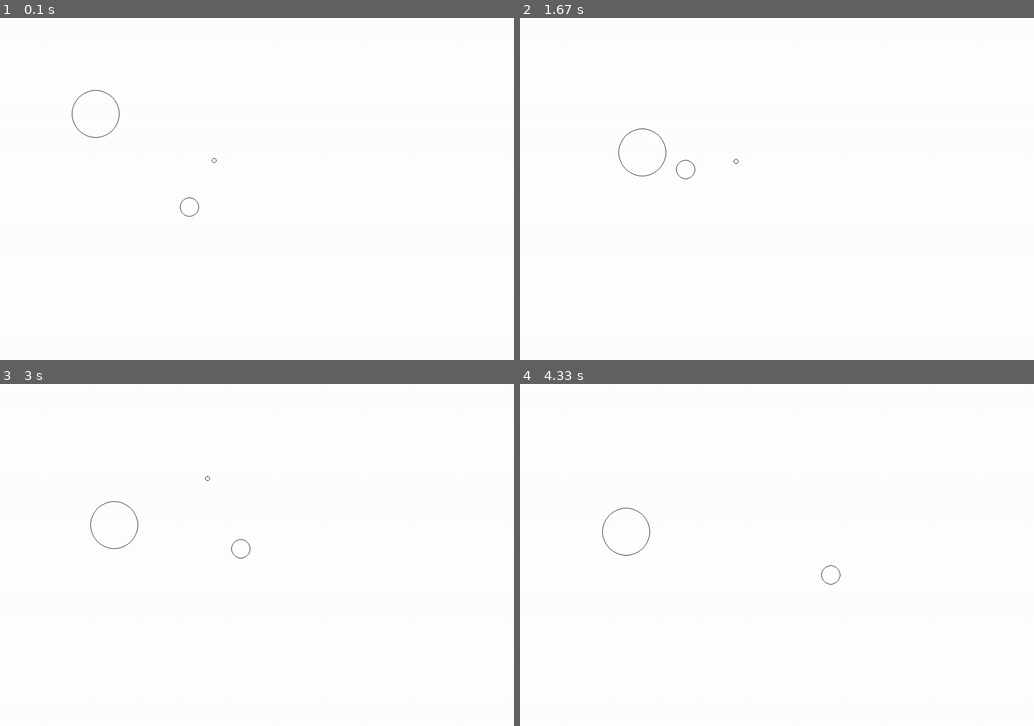
Above: before the commit, frames 1-4 (two rows, left to right).
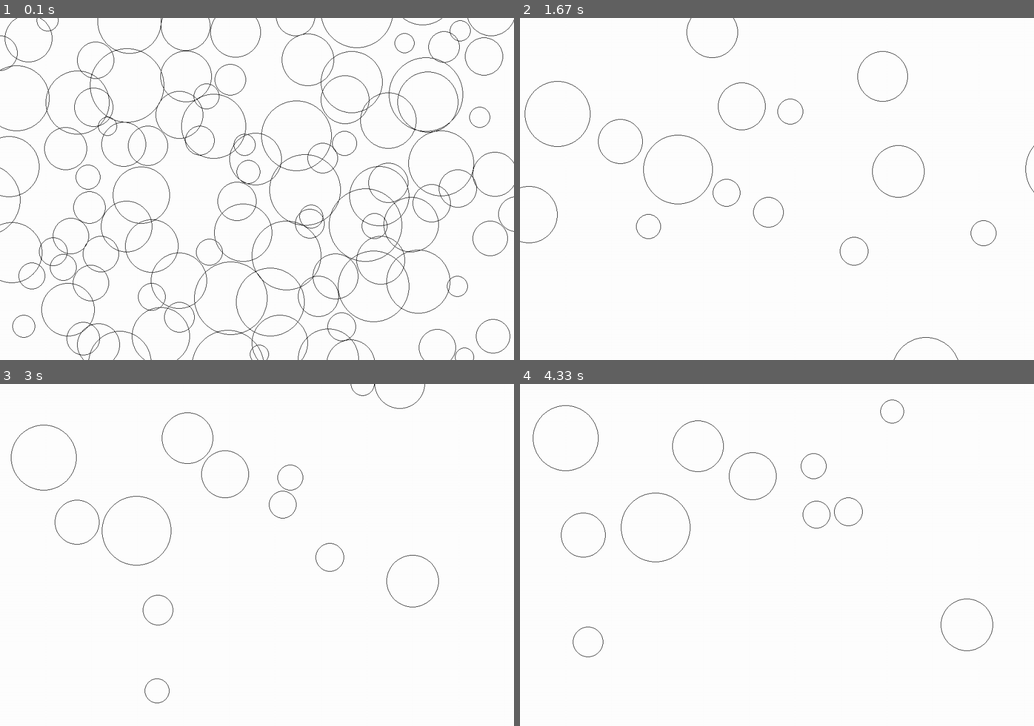
Above: after the commit, the same moments.

Repository: hoischreck/Physics-Engine-2D-CodeNightHPI
Game: pygame game, started from main.py
Same seed, same stepped clock (60 frames per second), same inputs: the game is played once before the commit and once after it.
Inputs:
- Up to frame 1 (0.1 s): no input
- Up to frame 2 (1.67 s): no input
- Up to frame 3 (3 s): no input
- Up to frame 4 (4.33 s): no input

The runs differ from the first frame. In frame 1, 6.6% of the frame differs, in the area x 0-100%, y 0-100%; in frame 2, 1.1%; in frame 3, 1.0%; in frame 4, 0.9%.

Commit message:
randomly add circles and fix infinity errors

Diff:
--- a/main.py
+++ b/main.py
@@ -1,4 +1,5 @@
 from __future__ import annotations
+from random import random, randrange
 
 from numpy import tan
 
@@ -58,7 +59,9 @@
 
             # calculate difference between new speed and current speed
             diff = v - self.v
-            diff = tangentLine.reflectVector(diff)
+
+            if diff.magnitude() > 0 and diff.magnitude() < 1000000:
+                diff = tangentLine.reflectVector(diff)
 
             self.step_acc = self.step_acc + diff
 
@@ -70,6 +73,9 @@
         if self.step_acc.magnitude() > 0:
             self.v = self.v * self.elasticity
         self.step_acc = Vector2D(0, 0)
+
+        if self.pos.x > 1000000 or self.pos.y > 1000000:
+            self.v = Vector2D(0, 0)
 
 
 class PhysicsCircle(PhysicsObj):
@@ -130,18 +136,25 @@
 
         self.physicsManager = PhysicsManager()
 
-        self.physicsManager.addObj(
-            PhysicsCircle(self, pos=Vector2D(200, 200), velocity=Vector2D(
-                15, 20), mass=500, elasticity=0.3, radius=50)
-        )
-        self.physicsManager.addObj(
-            PhysicsCircle(self, pos=Vector2D(
-                400, 400), velocity=Vector2D(-20, -20), mass=200, elasticity=0.8, radius=20)
-        )
-        self.physicsManager.addObj(
-            PhysicsCircle(self, pos=Vector2D(450, 300), velocity=Vector2D(
-                1, 0.5), mass=50, elasticity=0.9, radius=5)
-        )
+        # self.physicsManager.addObj(
+        #     PhysicsCircle(self, pos=Vector2D(200, 200), velocity=Vector2D(
+        #         15, 20), mass=500, elasticity=0.3, radius=50)
+        # )
+        # self.physicsManager.addObj(
+        #     PhysicsCircle(self, pos=Vector2D(
+        #         400, 400), velocity=Vector2D(-20, -20), mass=200, elasticity=0.8, radius=20)
+        # )
+        # self.physicsManager.addObj(
+        #     PhysicsCircle(self, pos=Vector2D(450, 300), velocity=Vector2D(
+        #         1, 0.5), mass=50, elasticity=0.9, radius=5)
+        # )
+        for _ in range(0, 100):
+            radius = randrange(20, 80)
+            self.physicsManager.addObj(
+                PhysicsCircle(self, pos=Vector2D(
+                    random() * self.windowSize[0], random() * self.windowSize[1]), velocity=Vector2D(
+                    randrange(-20, 20), randrange(-20, 20)), mass=radius, elasticity=randrange(10, 99) / 100, radius=radius)
+            )
 
         self.drawingQueue.append(self.physicsManager)
 
